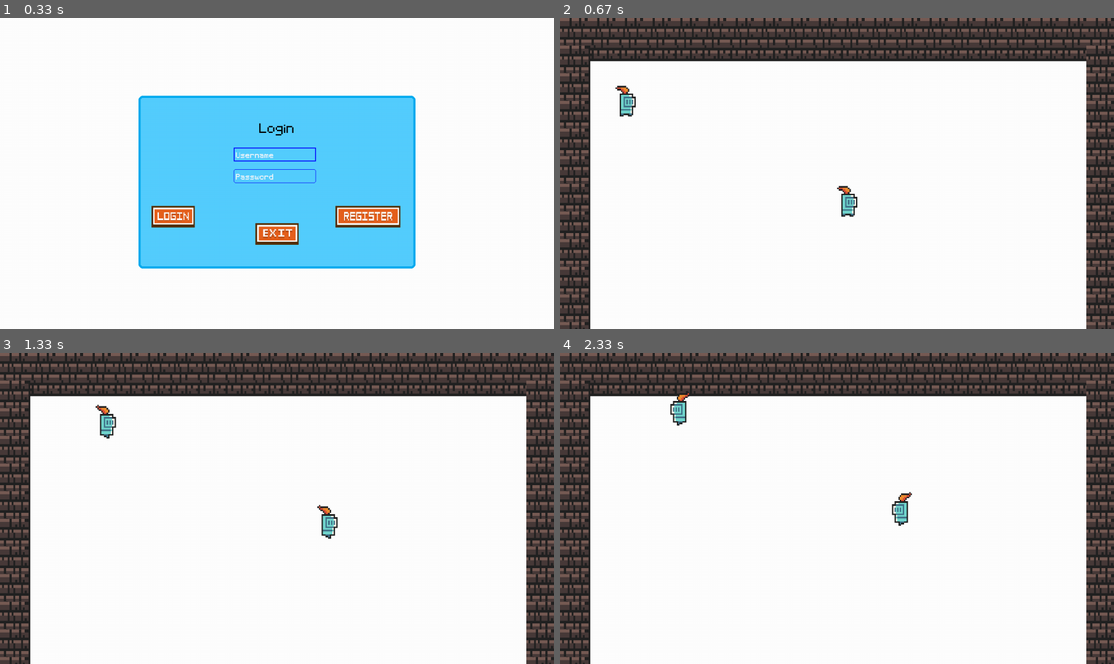
Above: before the commit, frames 1-4 (two rows, left to right).
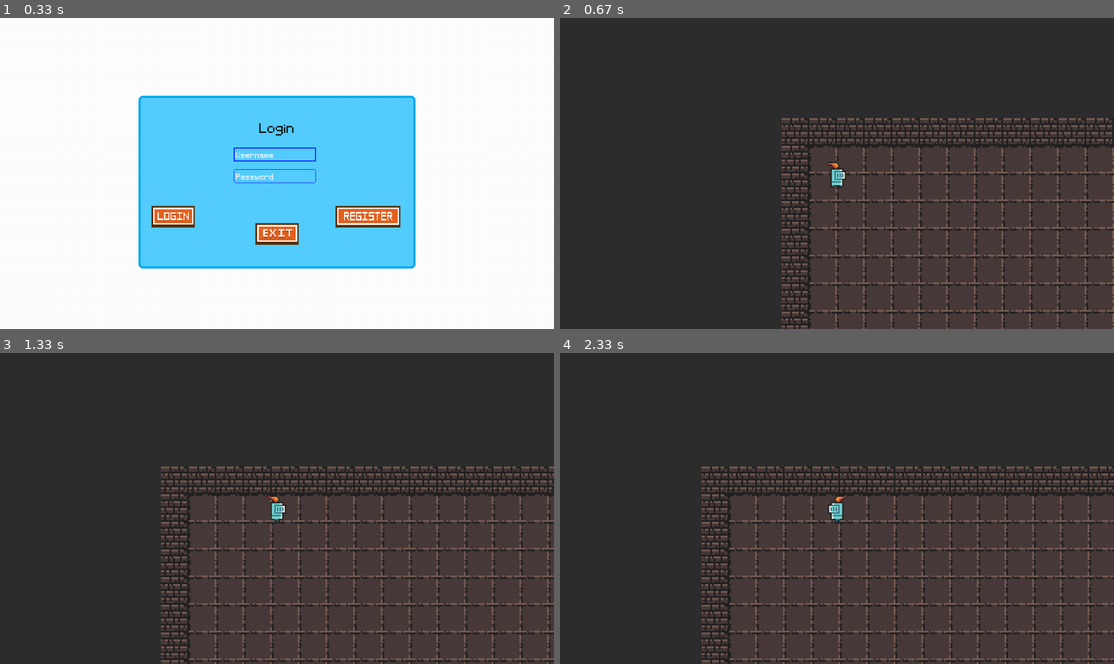
Above: after the commit, the same moments.

Repository: AeKard/Pygamedev
Game: pygame game, started from main.py
Two runs of this game, one before a commit and one after it. Both use one fixed random seed, a clock stepped at 60 frames per second and the inputs below.
Inputs (mouse positions are in pixels of both pictures, inside the frame that each line leads up to):
- Up to frame 1 (0.33 s): no input
- Up to frame 2 (0.67 s): click (731, 217) at 0.38 s
- Up to frame 3 (1.33 s): hold Right 0.67-1.13 s; hold Up from 1.17 s (still down)
- Up to frame 4 (2.33 s): release Up at 1.47 s; hold Right 1.5-1.97 s; hold Left from 2 s (still down)

Frame 1 is identical in both runs. In frame 2, 90% of the frame differs, in the area x 0-100%, y 0-100%; in frame 3, 89%; in frame 4, 89%.

Commit message:
Map , camera

Diff:
--- a/level.py
+++ b/level.py
@@ -1,7 +1,7 @@
 import pygame
 from setting import *
 from player import Player
-from tile import Tile
+from tile import *
 
 class level:
     def __init__(self):
@@ -9,11 +9,11 @@
         self.display_surface = pygame.display.get_surface()
 
         # sprite Group
-        self.player_sprite = pygame.sprite.Group() # groups the player
-        self.visible_sprite = pygame.sprite.Group()
+        # self.player_sprite = pygame.sprite.Group() # groups the player
+        self.visible_sprite = YSortCameraGroup()
         self.obstacle_sprite = pygame.sprite.Group()
 
-        self.setup() # calls the function setup in init
+        # self.setup() # calls the function setup in init
 
         #sprite setup
         self.create_map()
@@ -21,19 +21,47 @@
     def create_map(self):
         for row_index,row in enumerate(WORLD_MAP):
             for col_index, col in enumerate(row):
+                # print(col_index)
                 x = col_index * TILE_SIZE
                 y = row_index * TILE_SIZE
                 if col == 'x':
-                    Tile((x,y),[self.visible_sprite]) # POSITION GROUP
+                    Tile((x,y),[self.visible_sprite,self.obstacle_sprite]) # POSITION GROUP
+                if col == '0':
+                    Floor((x,y),[self.visible_sprite])
                 if col == 'p':
-                    Player((x,y),[self.player_sprite])
+                    Floor((x,y),[self.visible_sprite])
 
+        for row_index,row in enumerate(WORLD_MAP):
+            for col_index, col in enumerate(row):
+                x = col_index * TILE_SIZE
+                y = row_index * TILE_SIZE
+                if col == 'p':
+                    self.player = Player((x,y),[self.visible_sprite], self.obstacle_sprite)
 
-    def setup(self):
-        self.player = Player((640,360), self.player_sprite) # Gets the player pos and group
+    # def setup(self):
+        # self.player = Player((640,360), self.player_sprite) # Gets the player pos and group
 
     def run(self, dt):
-        self.display_surface.fill('white') # fill the display surface
-        self.visible_sprite.draw(self.display_surface)
-        self.player_sprite.draw(self.display_surface) # draw the sprite in display surface
-        self.player_sprite.update(dt) # update the sprite and calls all children
+        self.display_surface.fill('#2e2e2e')
+        self.visible_sprite.custom_draw(self.player)
+        self.visible_sprite.update(dt) # update the sprite and calls all children
+        # self.player_sprite.draw(self.display_surface) # draw the sprite in display surface
+
+class YSortCameraGroup(pygame.sprite.Group):
+    def __init__(self):
+        # GENERAL SETUP
+        super().__init__()
+        self.display_surface = pygame.display.get_surface()
+        print(self.display_surface.get_size()[0] // 2)
+        self.half_width = self.display_surface.get_size()[0] // 2
+        self.half_height = self.display_surface.get_size()[1] // 2
+        self.offset = pygame.math.Vector2()
+
+    def custom_draw(self,player):
+        for sprite in self.sprites():
+
+            #geeting the offset of the player
+            self.offset.x = player.rect.centerx - self.half_width
+            self.offset.y = player.rect.centery - self.half_height
+            offset_pos = sprite.rect.topleft - self.offset
+            self.display_surface.blit(sprite.image,offset_pos)
--- a/main.py
+++ b/main.py
@@ -208,9 +208,18 @@
                         else:
                             pass_input_reg += event.unicode
 
+        if ctr_gameloop:
+            if event.type == pygame.KEYDOWN:
+                if event.key == pygame.K_ESCAPE:
+                    ctr_gameloop = False
+                    ctr_login = True
+
         # Main game command loop
         # if ctr_gameloop:
-    dt = clock.tick()/1000
+    dt = clock.tick(60)/1000
+    # print(dt)
     if ctr_gameloop:
         level_surface.run(dt)
+
+
     pygame.display.update()
--- a/player.py
+++ b/player.py
@@ -2,7 +2,7 @@
 from support import *
 
 class Player(pygame.sprite.Sprite):
-    def __init__(self, pos, groups):
+    def __init__(self, pos, groups,obstacle_sprite): # NEED TO KNOW WHERE OBSTACLE IS SO USE OBSTACLE
         super().__init__(groups)
         # Initializa the player
         # self.player = pygame.image.load('player/knight_m_idle_anim_f0').convert_alpha()
@@ -13,29 +13,39 @@
         self.frame_index = 0
         # character general setup
         self.image = self.animations[self.status][self.frame_index]
-        self.rect = self.image.get_rect(center = pos)
+        self.rect = self.character_scaled().get_rect(center = pos)
+        print(self.rect)
+        # print(self.rect)
         #orientation
         self.orientation_x = False
         self.orientation_y = False
         #movement attribute
         self.direction = pygame.math.Vector2()
-        self.pos = pygame.math.Vector2(self.rect.center)
-        self.speed = 200
+        self.speed = 5
+        #obstacle
+        self.obstacle_sprite = obstacle_sprite
 
     def import_assets(self):
-        self.animations = { 'hit': [], 'right_idle': [], 'left_idle': [], 'right_run':[], 'left_run': [], 'right': []}
+        self.animations = { 'hit': [],
+         'right_idle': [],
+         'left_idle': [],
+         'right_run':[],
+         'left_run': [],
+         'right': []}
 
         for animation in self.animations.keys():
             full_path = 'player/' + animation
             self.animations[animation] = import_folder(full_path)
 
+    def character_scaled(self):
+        self.image = pygame.transform.scale(self.image,(16*3,22*3))
+        return self.image
     def animate(self, dt):
         self.frame_index += 4 * dt
         # print(self.status)
         if self.frame_index >= len(self.animations[self.status]):
             self.frame_index = 0
-        self.image = pygame.transform.scale(self.animations[self.status][int(self.frame_index)],(50,100))
-
+        self.image = pygame.transform.scale(self.animations[self.status][int(self.frame_index)],(16*3,22*3))
     def input(self):
         keys = pygame.key.get_pressed()
 
@@ -49,17 +59,17 @@
             self.status = 'left_run'
             self.orientation_y = True
         else:
+            self.direction.y = 0
             self.orientation_y = False
-            self.direction.y = 0
 
         if keys[pygame.K_RIGHT]:
+            self.direction.x = 1
             self.orientation_x = False
-            self.direction.x = 1
             self.status = 'right_run'
 
         elif keys[pygame.K_LEFT]:
+            self.direction.x = -1
             self.orientation_x = True
-            self.direction.x = -1
             self.status = 'left_run'
         else:
             if self.orientation_x == True and self.orientation_y != True:
@@ -68,19 +78,41 @@
                 self.status = 'right_idle'
             self.direction.x = 0
 
-    def move(self,dt):
-        # Normalize vector
-        if self.direction.magnitude() > 0:
+        if keys[pygame.K_SPACE]:
+            print("sword")
+
+
+    def move(self, speed):
+        # self.rect.center += self.direction * speed
+        if self.direction.magnitude() != 0:
             self.direction = self.direction.normalize()
 
         # horizontal movement
-        self.pos.x += self.direction.x * self.speed * dt
-        self.rect.x = self.pos.x
+        self.rect.x += self.direction.x * speed
+        self.collision('horizontal')
         # vertical
-        self.pos.y += self.direction.y * self.speed * dt
-        self.rect.y = self.pos.y
+        self.rect.y += self.direction.y * speed
+        self.collision('vertical')
 
-    def update(self, dt):
+    def collision(self, direction):
+        if direction == 'horizontal':
+            for sprite in self.obstacle_sprite:
+                if sprite.rect.colliderect(self.rect): #sprite.rect.colide is the obstacle sprite #self.rect is the player
+                    if self.direction.x > 0: # moving right
+                        self.rect.right = sprite.rect.left # right = to left
+                    if self.direction.x < 0:
+                        self.rect.left = sprite.rect.right # moving left
+
+
+        if direction == 'vertical':
+            for sprite in self.obstacle_sprite:
+                if sprite.rect.colliderect(self.rect): #sprite.rect.colide is the obstacle sprite #self.rect is the player
+                    if self.direction.y > 0: # moving right
+                        self.rect.bottom = sprite.rect.top # moving down
+                    if self.direction.y < 0:
+                        self.rect.top = sprite.rect.bottom # moving up
+
+    def update(self,dt):
         self.input()
-        self.move(dt)
+        self.move(self.speed)
         self.animate(dt)
--- a/setting.py
+++ b/setting.py
@@ -7,24 +7,24 @@
 
 WORLD_MAP = [
     ['x','x','x','x','x','x','x','x','x','x','x','x','x','x','x','x','x','x','x','x'],
-    ['x',' ',' ',' ',' ',' ',' ',' ',' ',' ',' ',' ',' ',' ',' ',' ',' ',' ',' ','x'],
-    ['x',' ','p',' ',' ',' ',' ',' ',' ',' ',' ',' ',' ',' ',' ',' ',' ',' ',' ','x'],
-    ['x',' ',' ',' ',' ',' ',' ',' ',' ',' ',' ',' ',' ',' ',' ',' ',' ',' ',' ','x'],
-    ['x',' ',' ',' ',' ',' ',' ',' ',' ',' ',' ',' ',' ',' ',' ',' ',' ',' ',' ','x'],
-    ['x',' ',' ',' ',' ',' ',' ',' ',' ',' ',' ',' ',' ',' ',' ',' ',' ',' ',' ','x'],
-    ['x',' ',' ',' ',' ',' ',' ',' ',' ',' ',' ',' ',' ',' ',' ',' ',' ',' ',' ','x'],
-    ['x',' ',' ',' ',' ',' ',' ',' ',' ',' ',' ',' ',' ',' ',' ',' ',' ',' ',' ','x'],
-    ['x',' ',' ',' ',' ',' ',' ',' ',' ',' ',' ',' ',' ',' ',' ',' ',' ',' ',' ','x'],
-    ['x',' ',' ',' ',' ',' ',' ',' ',' ',' ',' ',' ',' ',' ',' ',' ',' ',' ',' ','x'],
-    ['x',' ',' ',' ',' ',' ',' ',' ',' ',' ',' ',' ',' ',' ',' ',' ',' ',' ',' ','x'],
-    ['x',' ',' ',' ',' ',' ',' ',' ',' ',' ',' ',' ',' ',' ',' ',' ',' ',' ',' ','x'],
-    ['x',' ',' ',' ',' ',' ',' ',' ',' ',' ',' ',' ',' ',' ',' ',' ',' ',' ',' ','x'],
-    ['x',' ',' ',' ',' ',' ',' ',' ',' ',' ',' ',' ',' ',' ',' ',' ',' ',' ',' ','x'],
-    ['x',' ',' ',' ',' ',' ',' ',' ',' ',' ',' ',' ',' ',' ',' ',' ',' ',' ',' ','x'],
-    ['x',' ',' ',' ',' ',' ',' ',' ',' ',' ',' ',' ',' ',' ',' ',' ',' ',' ',' ','x'],
-    ['x',' ',' ',' ',' ',' ',' ',' ',' ',' ',' ',' ',' ',' ',' ',' ',' ',' ',' ','x'],
-    ['x',' ',' ',' ',' ',' ',' ',' ',' ',' ',' ',' ',' ',' ',' ',' ',' ',' ',' ','x'],
-    ['x',' ',' ',' ',' ',' ',' ',' ',' ',' ',' ',' ',' ',' ',' ',' ',' ',' ',' ','x'],
-    ['x',' ',' ',' ',' ',' ',' ',' ',' ',' ',' ',' ',' ',' ',' ',' ',' ',' ',' ','x'],
+    ['x','0','0','0','0','0','0','0','0','0','0','0','0','0','0','0','0','0','0','x'],
+    ['x','0','p','0','0','0','0','0','0','0','0','0','0','0','0','0','0','0','0','x'],
+    ['x','0','0','0','0','0','0','0','0','0','0','0','0','0','0','0','0','0','0','x'],
+    ['x','0','0','0','0','0','0','0','0','0','0','0','0','0','0','0','0','0','0','x'],
+    ['x','0','0','0','0','0','0','0','0','0','0','0','0','0','0','0','0','0','0','x'],
+    ['x','0','0','0','0','0','0','0','0','0','0','0','0','0','0','0','0','0','0','x'],
+    ['x','0','0','0','0','0','0','0','0','0','0','0','0','0','0','0','0','0','0','x'],
+    ['x','0','0','0','0','0','0','0','0','0','0','0','0','0','0','0','0','0','0','x'],
+    ['x','0','0','0','0','0','0','0','0','0','0','0','0','0','0','0','0','0','0','x'],
+    ['x','0','0','0','0','0','0','0','0','x','0','0','0','0','0','0','0','0','0','x'],
+    ['x','0','0','0','0','0','0','0','0','0','0','0','0','0','0','0','0','0','0','x'],
+    ['x','0','0','0','0','0','0','0','0','0','0','0','0','0','0','0','0','0','0','x'],
+    ['x','0','0','0','0','0','0','0','0','0','0','0','0','0','0','0','0','0','0','x'],
+    ['x','0','0','0','0','0','0','0','0','0','0','0','0','0','0','0','0','0','0','x'],
+    ['x','0','0','0','0','0','0','0','0','0','0','0','0','0','0','0','0','0','0','x'],
+    ['x','0','0','0','0','0','0','0','0','0','0','0','0','0','0','0','0','0','0','x'],
+    ['x','0','0','0','0','0','0','0','0','0','0','0','0','0','0','0','0','0','0','x'],
+    ['x','0','0','0','0','0','0','0','0','0','0','0','0','0','0','0','0','0','0','x'],
+    ['x','0','0','0','0','0','0','0','0','0','0','0','0','0','0','0','0','0','0','x'],
     ['x','x','x','x','x','x','x','x','x','x','x','x','x','x','x','x','x','x','x','x']
 ]
--- a/tile.py
+++ b/tile.py
@@ -4,10 +4,15 @@
 class Tile(pygame.sprite.Sprite):
     def __init__(self,pos,group):
         super().__init__(group)
-        self.image = pygame.image.load('walls/wall_corner_front_right.png').convert_alpha()
-        self.image_scale = pygame.transform.scale2x(self.image)
-        self.rect  = self.image.get_rect(topleft = pos)
-        self.transform()
+        self.image = pygame.transform.scale(pygame.image.load('walls/wall_corner_front_right.png').convert_alpha(),(32 * 2, 32*2))
 
-    def transform(self):
-        self.image = pygame.transform.scale(self.image,(70,100))
+        self.rect = self.image.get_rect(topleft = pos)
+        print(self.rect)
+    # def transform(self):
+    #     self.image = pygame.transform.scale(self.image,(60,120))
+class Floor(pygame.sprite.Sprite):
+    def __init__(self,pos,group):
+        super().__init__(group)
+        self.image = pygame.transform.scale(pygame.image.load('floor/floor_1.png').convert_alpha(),(32 *2, 32*2))
+        self.rect = self.image.get_rect(topleft = pos)
+        # print(self.image)
Binary file added: floor/floor_1.png
Binary file changed: player/hit/0.png
Binary file changed: player/left_idle/0.png
Binary file changed: player/left_idle/1.png
Binary file changed: player/left_idle/2.png
Binary file changed: player/left_idle/3.png
Binary file changed: player/left_run/0.png
Binary file changed: player/left_run/1.png
Binary file changed: player/left_run/2.png
Binary file changed: player/left_run/3.png
Binary file changed: player/right/0.png
Binary file changed: player/right/1.png
(and 10 more such lines)
